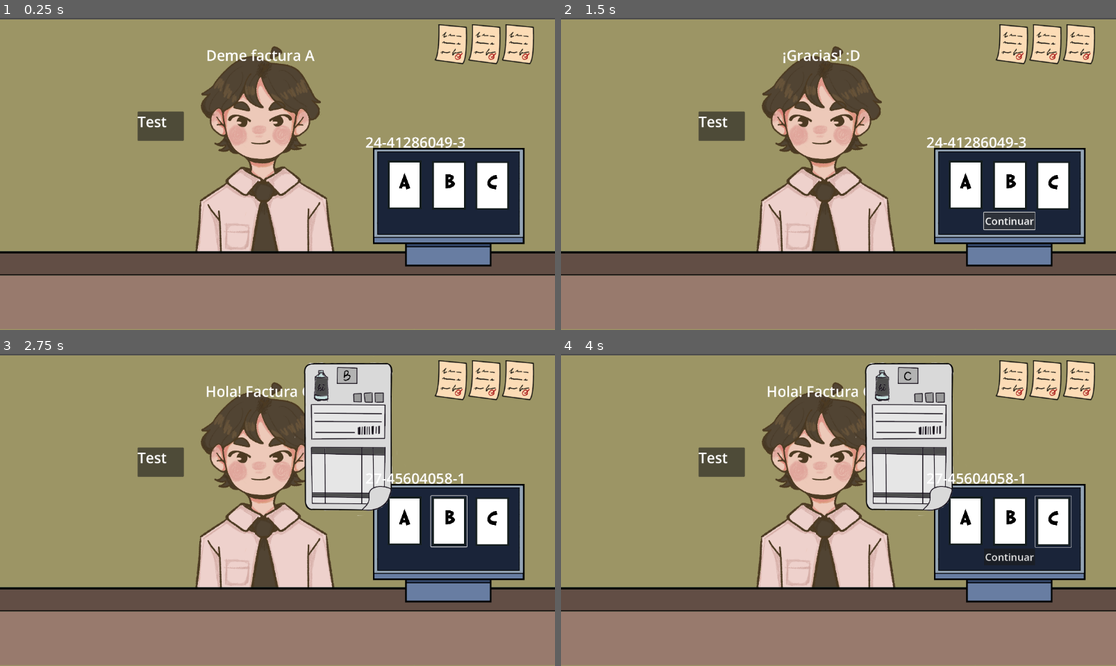
Above: before the commit, frames 1-4 (two rows, left to right).
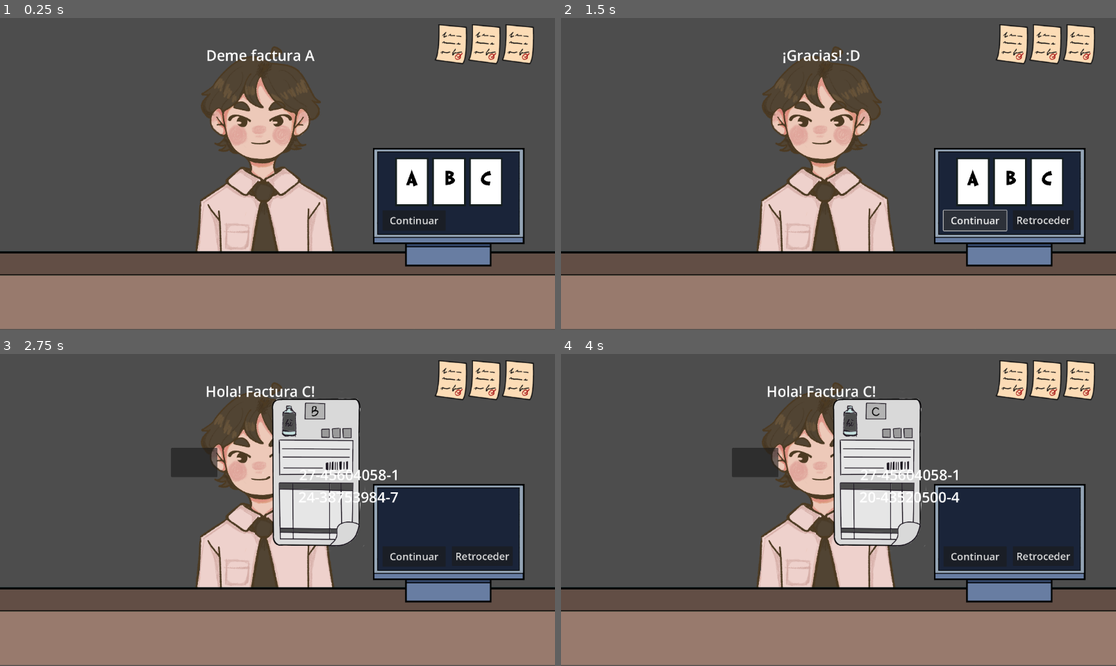
Above: after the commit, the same moments.

Repository: ninnis29/Facturae
Game: Godot game, scene res://Scenes/main.tscn
The game is run twice, just before and just after one commit, with the same random seed, the same clock (stepped at 60 frames per second) and the same inputs.
Inputs (mouse positions are in pixels of both pictures, inside the frame that each line leads up to; where the layout moved, square brackets give the same spot in the first picture):
- Up to frame 1 (0.25 s): no input
- Up to frame 2 (1.5 s): click (971, 183) [966, 186] at 0.5 s; click "Continuar" at 1.25 s
- Up to frame 3 (2.75 s): click (449, 519) [449, 522] at 2 s
- Up to frame 4 (4 s): click (1043, 556) at 2.75 s, where only the run after the commit has a clickable "Retroceder"; click (1049, 519) [1054, 522] at 3.5 s

The runs differ from the first frame. In frame 1, 54% of the frame differs, in the area x 0-100%, y 0-100%; in frame 2, 55%; in frame 3, 57%; in frame 4, 57%.

Commit message:
Cuit falso agregado y botón de retroceder
Ahora existe un segundo drag de un cuit falso distinto al cuit correcto generado del cliente actual. Pero aún así, draguear un cuit sea correcto o no sigue sin tener sentido porque no existe una lógica de validación del mismo a la hora de entregar la factura

Diff:
--- a/facturae/Scenes/computer.tscn
+++ b/facturae/Scenes/computer.tscn
@@ -12,44 +12,66 @@
 [node name="Pantalla" type="Sprite2D" parent="."]
 texture = ExtResource("1_4xga7")
 
-[node name="Factura A" type="Button" parent="."]
-offset_left = -214.0
-offset_top = -165.0
-offset_right = -90.0
-offset_bottom = 11.0
+[node name="PanelCliente" type="VBoxContainer" parent="."]
+offset_right = 40.0
+offset_bottom = 40.0
+
+[node name="NombreLabel" type="Label" parent="PanelCliente"]
+layout_mode = 2
+
+[node name="CuitLabel" type="Label" parent="PanelCliente"]
+layout_mode = 2
+
+[node name="DomicilioLabel" type="Label" parent="PanelCliente"]
+layout_mode = 2
+
+[node name="CondicionLabel" type="Label" parent="PanelCliente"]
+layout_mode = 2
+
+[node name="PanelSeleccion" type="HBoxContainer" parent="."]
+offset_left = -189.0
+offset_top = -184.0
+offset_right = 202.0
+offset_bottom = 8.0
+
+[node name="Factura A" type="Button" parent="PanelSeleccion"]
+layout_mode = 2
 mouse_default_cursor_shape = 2
 icon = ExtResource("2_7h0tq")
 flat = true
 
-[node name="Factura B" type="Button" parent="."]
-offset_left = -61.0
-offset_top = -164.0
-offset_right = 63.0
-offset_bottom = 12.0
+[node name="Factura B" type="Button" parent="PanelSeleccion"]
+layout_mode = 2
 mouse_default_cursor_shape = 2
 icon = ExtResource("3_3cxpa")
 flat = true
 
-[node name="Factura C" type="Button" parent="."]
-offset_left = 89.0
-offset_top = -163.0
-offset_right = 213.0
-offset_bottom = 13.0
+[node name="Factura C" type="Button" parent="PanelSeleccion"]
+layout_mode = 2
 mouse_default_cursor_shape = 2
 icon = ExtResource("4_m7p0i")
 flat = true
 
 [node name="Continuar" type="Button" parent="."]
-visible = false
-offset_left = -89.0
-offset_top = 18.0
-offset_right = 88.0
-offset_bottom = 77.0
+offset_left = -229.0
+offset_top = 11.0
+offset_right = -10.0
+offset_bottom = 81.0
 mouse_default_cursor_shape = 2
 theme_override_font_sizes/font_size = 35
 text = "Continuar"
 
-[connection signal="pressed" from="Factura A" to="." method="_on_factura_a_pressed"]
-[connection signal="pressed" from="Factura B" to="." method="_on_factura_b_pressed"]
-[connection signal="pressed" from="Factura C" to="." method="_on_factura_c_pressed"]
+[node name="Retroceder" type="Button" parent="."]
+offset_left = 11.0
+offset_top = 11.0
+offset_right = 222.0
+offset_bottom = 78.0
+mouse_default_cursor_shape = 2
+theme_override_font_sizes/font_size = 35
+text = "Retroceder"
+
+[connection signal="pressed" from="PanelSeleccion/Factura A" to="." method="_on_factura_a_pressed"]
+[connection signal="pressed" from="PanelSeleccion/Factura B" to="." method="_on_factura_b_pressed"]
+[connection signal="pressed" from="PanelSeleccion/Factura C" to="." method="_on_factura_c_pressed"]
 [connection signal="pressed" from="Continuar" to="." method="_on_button_pressed"]
+[connection signal="pressed" from="Retroceder" to="." method="_on_button_pressed"]
--- a/facturae/Scenes/facturas.tscn
+++ b/facturae/Scenes/facturas.tscn
@@ -6,10 +6,9 @@
 [sub_resource type="GDScript" id="GDScript_1iqqh"]
 script/source = "extends RichTextLabel
 
-@onready var personaje: Node2D = $\"../../../Personaje\"  # ajustá según tu jerarquía
-
 func _get_drag_data(at_position: Vector2) -> Variant:
-	var data = personaje.cuit_cliente
+	# Usar el texto actual del drag, no el CUIT del personaje
+	var data = text
 
 	var prev_label = RichTextLabel.new()
 	prev_label.text = text
@@ -48,10 +47,10 @@
 anchor_top = 0.5
 anchor_right = 0.5
 anchor_bottom = 0.5
-offset_left = -83.0
-offset_top = -34.5
-offset_right = 83.0
-offset_bottom = 34.5
+offset_left = -201.0
+offset_top = -169.0
+offset_right = -35.0
+offset_bottom = -100.0
 grow_horizontal = 2
 grow_vertical = 2
 theme_override_font_sizes/normal_font_size = 50
@@ -59,6 +58,7 @@
 fit_content = true
 autowrap_mode = 0
 script = SubResource("GDScript_1iqqh")
+metadata/_edit_group_ = true
 
 [node name="CuitDragPanel" type="Panel" parent="Drags"]
 visible = false
@@ -70,6 +70,39 @@
 anchor_bottom = 0.5
 grow_horizontal = 2
 grow_vertical = 2
+metadata/_edit_group_ = true
+
+[node name="CuitDragLabel2" type="RichTextLabel" parent="Drags"]
+layout_mode = 1
+anchors_preset = 8
+anchor_left = 0.5
+anchor_top = 0.5
+anchor_right = 0.5
+anchor_bottom = 0.5
+offset_left = -204.0
+offset_top = -92.0
+offset_right = -38.0
+offset_bottom = -23.0
+grow_horizontal = 2
+grow_vertical = 2
+theme_override_font_sizes/normal_font_size = 50
+text = "CUIT"
+fit_content = true
+autowrap_mode = 0
+script = SubResource("GDScript_1iqqh")
+metadata/_edit_group_ = true
+
+[node name="CuitDragPanel2" type="Panel" parent="Drags"]
+visible = false
+layout_mode = 1
+anchors_preset = 8
+anchor_left = 0.5
+anchor_top = 0.5
+anchor_right = 0.5
+anchor_bottom = 0.5
+grow_horizontal = 2
+grow_vertical = 2
+metadata/_edit_group_ = true
 
 [node name="Slots" type="Control" parent="."]
 layout_mode = 3
@@ -84,9 +117,12 @@
 
 [node name="CuitSlotPanel" type="Panel" parent="Slots"]
 layout_mode = 0
-offset_right = 160.0
-offset_bottom = 101.0
+offset_left = 227.0
+offset_top = -122.0
+offset_right = 387.0
+offset_bottom = -21.0
 script = ExtResource("3_t1a3n")
+metadata/_edit_group_ = true
 
 [node name="CuitSlotLabel" type="RichTextLabel" parent="Slots/CuitSlotPanel"]
 layout_mode = 0
@@ -94,6 +130,5 @@
 offset_bottom = 69.0
 mouse_filter = 2
 theme_override_font_sizes/normal_font_size = 50
-text = "Test"
 fit_content = true
 autowrap_mode = 0
--- a/facturae/Scenes/main.tscn
+++ b/facturae/Scenes/main.tscn
@@ -27,7 +27,7 @@
 position = Vector2(1560, 654)
 
 [node name="Facturas" parent="." instance=ExtResource("4_jjvhh")]
-position = Vector2(1465, 428)
+position = Vector2(1354, 551)
 
 [node name="Vidas" type="HBoxContainer" parent="."]
 offset_left = 1512.0
@@ -54,7 +54,7 @@
 [node name="Fondo" type="Sprite2D" parent="."]
 show_behind_parent = true
 z_as_relative = false
-position = Vector2(968, 544)
+position = Vector2(3201, 631)
 texture = ExtResource("7_6bp64")
 
 [node name="musiquita" parent="." instance=ExtResource("8_344ge")]
--- a/facturae/Scripts/computer.gd
+++ b/facturae/Scripts/computer.gd
@@ -1,24 +1,75 @@
 extends Node2D
-#@onready var continuar_btn = $Continuar
+
 signal facturaA
 signal facturaB
 signal facturaC
 signal continuar
+signal retroceder
 
-#var seleccion_jugador: String = ""
+# --- NODOS ---
+@onready var panel_seleccion = $PanelSeleccion
+@onready var panel_cliente = $PanelCliente
 
+@onready var nombre_label = $PanelCliente/NombreLabel
+@onready var cuit_label = $PanelCliente/CuitLabel
+@onready var domicilio_label = $PanelCliente/DomicilioLabel
+@onready var condicion_label = $PanelCliente/CondicionLabel
+
+@onready var boton_continuar = $Continuar
+@onready var boton_retroceder = $Retroceder
+
+# --- READY ---
+func _ready() -> void:
+	# Mostrar inicialmente solo panel de selección
+	panel_seleccion.visible = true
+	panel_cliente.visible = false
+	boton_retroceder.visible = false
+
+	# Conectar señales de botones
+	boton_continuar.pressed.connect(self._on_continuar_pressed)
+	boton_retroceder.pressed.connect(self._on_retroceder_pressed)
+
+# --- BOTONES PANEL SELECCIÓN ---
 func _on_factura_a_pressed() -> void:
 	emit_signal("facturaA")
-	pass
+	mostrar_panel_cliente()
 
 func _on_factura_b_pressed() -> void:
 	emit_signal("facturaB")
-	pass
+	mostrar_panel_cliente()
 
 func _on_factura_c_pressed() -> void:
 	emit_signal("facturaC")
-	pass
+	mostrar_panel_cliente()
 
-func _on_button_pressed() -> void:
+func _on_continuar_pressed() -> void:
 	emit_signal("continuar")
-	pass
+	# Mostrar nuevamente las opciones para la siguiente factura
+	panel_seleccion.visible = true
+	panel_cliente.visible = false
+
+# --- BOTON RETROCEDER ---
+func _on_retroceder_pressed() -> void:
+	panel_cliente.visible = false
+	panel_seleccion.visible = true
+	boton_retroceder.visible = false
+	# Llamamos a Facturas para resetear su UI
+	var facturas_node = get_node("/root/Main/Facturas")
+	facturas_node.esconder_factura()        # Oculta la factura y resetea drags/slots
+	emit_signal("retroceder")
+
+# --- FUNCION AUXILIAR ---
+func mostrar_panel_cliente() -> void:
+	panel_seleccion.visible = false
+	panel_cliente.visible = true
+	boton_retroceder.visible = true
+
+# --- MOSTRAR DATOS DEL CLIENTE ---
+func mostrar_datos_cliente(nombre: String, apellido: String, cuit: String, domicilio: String, condicion: String) -> void:
+	panel_seleccion.visible = false
+	panel_cliente.visible = true
+
+	nombre_label.text = "Nombre: %s %s" % [nombre, apellido]
+	cuit_label.text = "CUIT: %s" % cuit
+	domicilio_label.text = "Domicilio: %s" % domicilio
+	condicion_label.text = "Condición IVA: %s" % condicion
--- a/facturae/Scripts/facturas.gd
+++ b/facturae/Scripts/facturas.gd
@@ -3,22 +3,35 @@
 @onready var factura_sprite = $Facturita
 @onready var personaje: Node2D = $"../Personaje"
 
-# Nodo CuitDragLabel: lo buscamos dinámicamente para evitar null si la escena está instanciada
-var cuit_drag_label: RichTextLabel = null
+# Drags correctos e incorrectos
+var drag_correcto_label: RichTextLabel = null
+var drag_incorrecto_label: RichTextLabel = null
 
 var factura_a = preload("res://Assets/Facturita_A.png")
 var factura_b = preload("res://Assets/Facturita_B.png")
 var factura_c = preload("res://Assets/Facturita_C.png")
 
+# Constante para texto default de los slots
+const SLOT_DEFAULT_TEXT := "CUIT"
+
 func _ready() -> void:
-	await get_tree().process_frame  # espera un frame
-	cuit_drag_label = get_node("Drags/CuitDragLabel")
-	if cuit_drag_label == null:
-		push_error("No se encontró CuitDragLabel en la escena Facturas!")
+	# Inicialmente ocultamos todo
+	$Drags.visible = false
+	$Slots.visible = false
 
-	# Si querés, probamos actualizar al inicio
-	# actualizar_informacion("27-45219605-3")
+	# Esperamos un frame para asegurar que los nodos hijos estén listos
+	await get_tree().process_frame
 
+	# Asignamos los drags
+	drag_correcto_label = get_node_or_null("Drags/CuitDragLabel")
+	drag_incorrecto_label = get_node_or_null("Drags/CuitDragLabel2")
+
+	if drag_correcto_label == null or drag_incorrecto_label == null:
+		push_error("No se encontraron los drags en la escena Facturas!")
+
+# ------------------------------
+# Mostrar factura y drags
+# ------------------------------
 func mostrar_factura(opcion: String) -> void:
 	factura_sprite.visible = true
 	match opcion:
@@ -29,12 +42,67 @@
 		"C":
 			factura_sprite.texture = factura_c
 
+	$Drags.visible = true
+	$Slots.visible = true
+
+	# Generar drags al mostrar la factura
+	mostrar_drags()
+
 func esconder_factura() -> void:
 	factura_sprite.visible = false
+	$Drags.visible = false
+	$Slots.visible = false
+	esconder_drags()
+	reset_drag_slot()
 
+# ------------------------------
+# Actualizar información del drag correcto
+# ------------------------------
 func actualizar_informacion(cuit_cliente: String) -> void:
-	cuit_drag_label = get_node("Drags/CuitDragLabel")
-	if cuit_drag_label != null:
-		cuit_drag_label.actualizar_label(cuit_cliente)
+	if drag_correcto_label == null:
+		drag_correcto_label = get_node_or_null("Drags/CuitDragLabel")
+	if drag_correcto_label != null:
+		drag_correcto_label.actualizar_label(cuit_cliente)
 	else:
-		push_error("cuit_drag_label es null al llamar actualizar_informacion")
+		push_error("drag_correcto_label es null al llamar actualizar_informacion")
+
+# ------------------------------
+# DRAGS
+# ------------------------------
+func mostrar_drags() -> void:
+	if drag_correcto_label == null or drag_incorrecto_label == null:
+		return
+
+	# Drag correcto
+	drag_correcto_label.actualizar_label(personaje.cuit_cliente)
+	drag_correcto_label.visible = true
+
+	# Drag incorrecto: solo generamos CUIT diferente del cliente
+	var cuit_falso = generar_cuit_secundario()
+	drag_incorrecto_label.actualizar_label(cuit_falso)
+	drag_incorrecto_label.visible = true
+
+func esconder_drags() -> void:
+	if drag_correcto_label != null:
+		drag_correcto_label.visible = false
+	if drag_incorrecto_label != null:
+		drag_incorrecto_label.visible = false
+
+# ------------------------------
+# Generar CUIT falso
+# ------------------------------
+func generar_cuit_secundario() -> String:
+	var cuit_secundario = personaje.cuit_cliente
+	while cuit_secundario == personaje.cuit_cliente:
+		cuit_secundario = personaje.lista_cuits.pick_random()
+	return cuit_secundario
+
+# ------------------------------
+# Resetear slot del drag
+# ------------------------------
+func reset_drag_slot() -> void:
+	var slot = get_node_or_null("Slots/SlotCuitLabel")
+	if slot != null:
+		slot.text = SLOT_DEFAULT_TEXT
+	else:
+		push_error("SlotCuitLabel no encontrado para resetear")
--- a/facturae/Scripts/main.gd
+++ b/facturae/Scripts/main.gd
@@ -60,7 +60,6 @@
 	await get_tree().create_timer(1.0).timeout
 	personaje.nueva_peticion()  # esto genera un nuevo diálogo aleatorio
 	seleccion_jugador = ""
-	continuar_btn.visible = false
 	# Solo limpiamos feedback, no el pedido del personaje
 	# feedback_label.text = ""  # si tenés un Label separado para mensajes
 
--- a/facturae/Scripts/personaje.gd
+++ b/facturae/Scripts/personaje.gd
@@ -75,7 +75,6 @@
 	var linea_dialogo = dialogos[opcion_actual].pick_random()
 	caja_dialogo.text = linea_dialogo
 
-
 	generacion_datos_cliente()
 
 func nueva_peticion() -> void:
@@ -122,3 +121,9 @@
 	### Debug
 	#print("------ CONDICION ------")
 	#print(condicion_cliente)
+
+func generar_cuit_secundario() -> String:
+	var cuit_secundario = cuit_cliente
+	while cuit_secundario == cuit_cliente:
+		cuit_secundario = lista_cuits.pick_random()
+	return cuit_secundario
